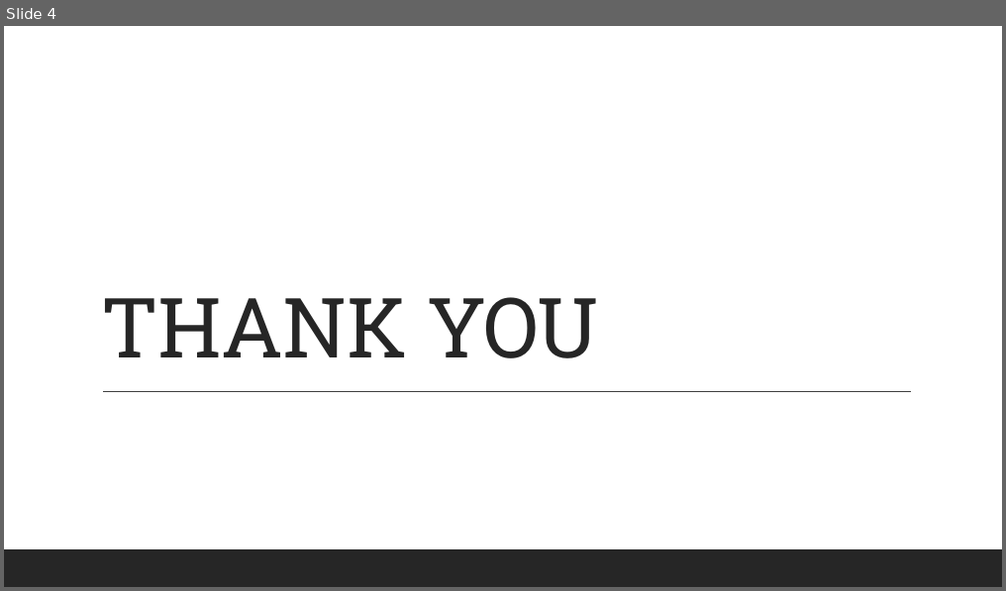
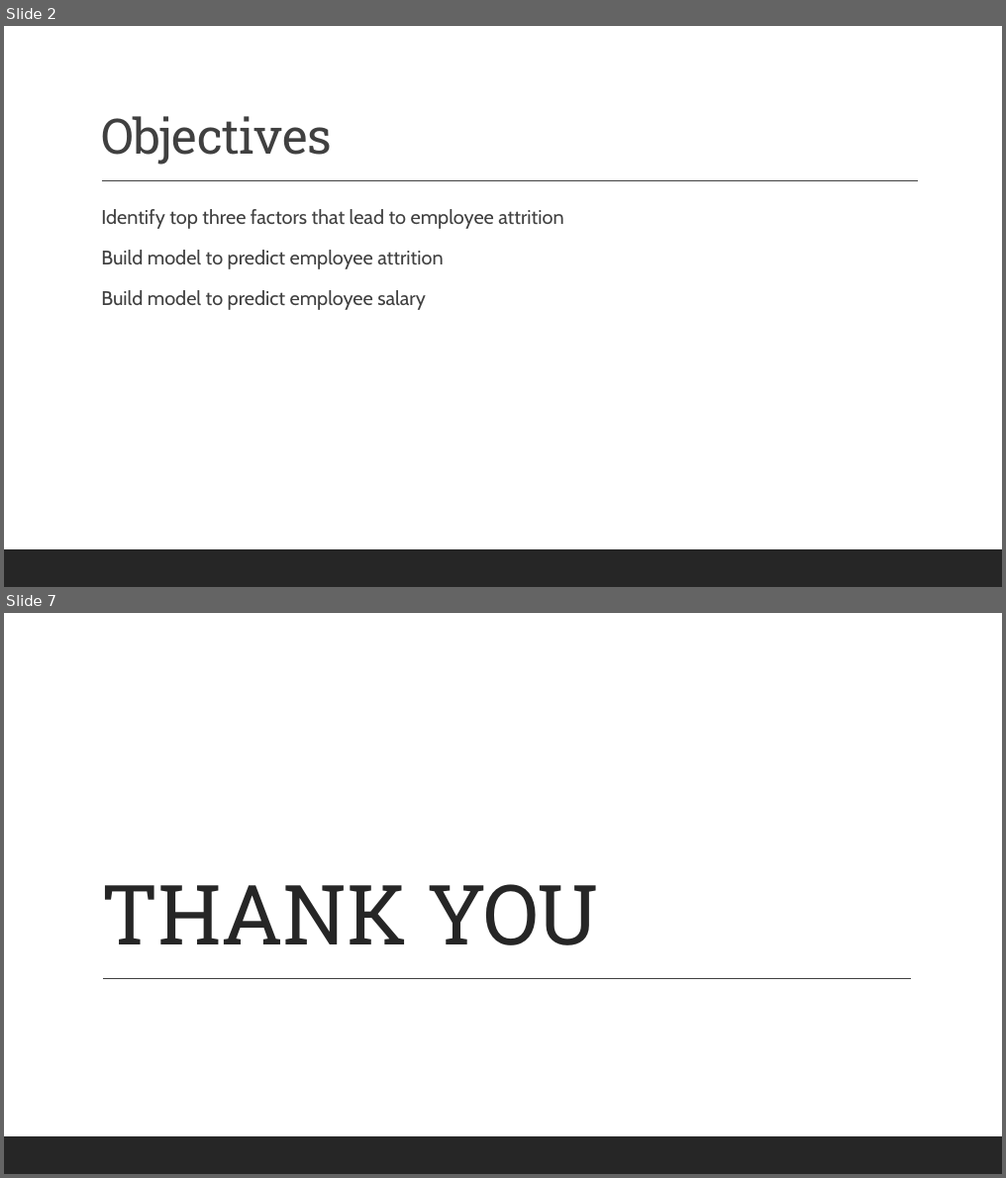
Before and after one commit to RageOfLeviathan/DS6306_CaseStudy02, a slide deck: DS6306_CaseStudy02.pptx. Shown one above the other, each under a label of ours: slide 4 before the commit, slides 2 and 7 after it; the slides between them are not shown. The pictures are 1006x591 and 1006x1178 pixels, drawn with LibreOffice and Linux fonts; fonts in the diff are those of the drawing. Boxes give left, top, right and bottom in pixels: in the first picture for what was removed or moved away, otherwise in the second. Text is boxed around its words. In the diff, an @@ line names an element or a change of style, - is before the commit and + after.

```diff
--- a/DS6306_CaseStudy02.pptx
+++ b/DS6306_CaseStudy02.pptx
@@ slide 2 added at (x1=4, y1=26, x2=1002, y2=587), background #FFFFFF; not listed: 1 template element that a slide beside it also shows @@
@@ title added at (x1=101, y1=116, x2=331, y2=165), 47 pt, text #404040 @@
+Objectives
@@ line added from (102, 181) to (918, 181), #404040 1 pt @@
@@ text added at (x1=101, y1=209, x2=563, y2=310), 19 pt, text #404040 @@
+  Identify top three factors that lead to employee attrition
+  Build model to predict employee attrition
+  Build model to predict employee salary
@@ what was slide 4 is now slide 7 @@
```
Also in this commit, not shown: 2 slides changed, 4 other slides added, 2 slides removed, 5 other files.
